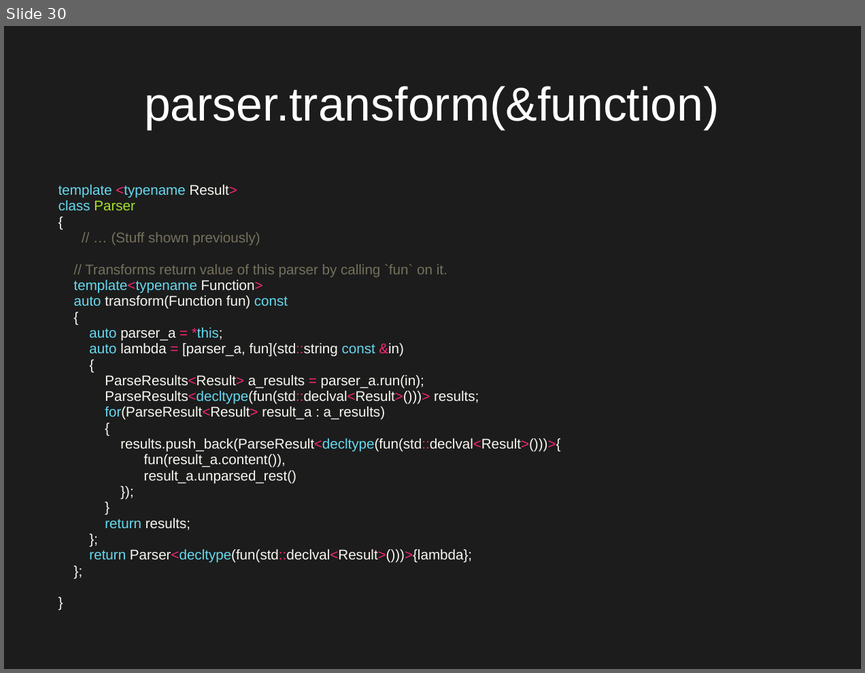
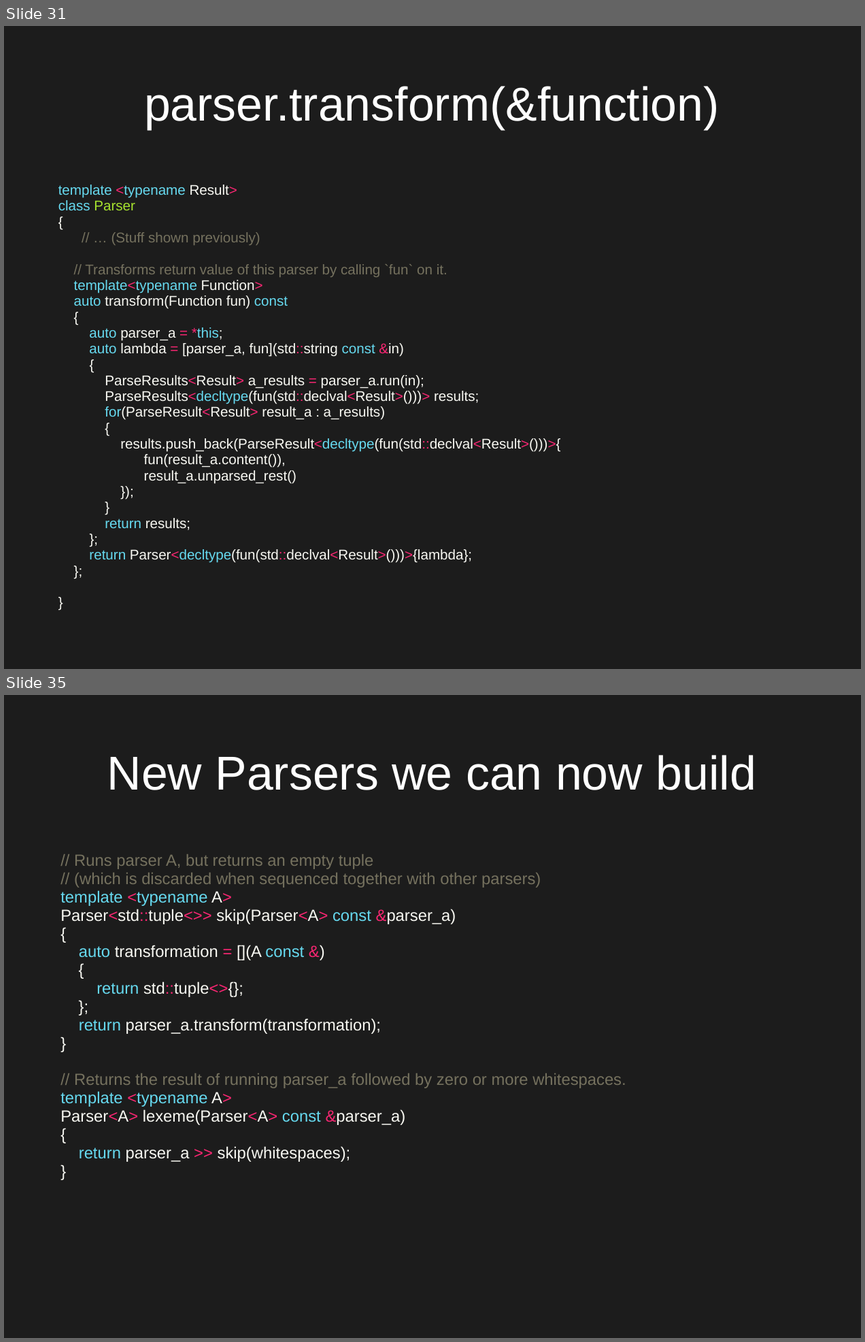
Before and after one commit to Qqwy/cc_pc, a slide deck: presentation2.odp. Shown one above the other, each under a label of ours: slide 30 before the commit, slides 31 and 35 after it; the slides between them are not shown. The pictures are 865x673 and 865x1342 pixels, drawn with LibreOffice and Linux fonts; fonts in the diff are those of the drawing. Boxes give left, top, right and bottom in pixels: in the first picture for what was removed or moved away, otherwise in the second. Text is boxed around its words. In the diff, an @@ line names an element or a change of style, - is before the commit and + after.

```diff
--- a/presentation2.odp
+++ b/presentation2.odp
@@ slide 35 added at <box>4,695,861,1338</box>, background #1C1C1C @@
@@ title added at <box>107,755,755,790</box>, 44 pt, text #FFFFFF @@
+New Parsers we can now build
@@ text added at <box>60,854,626,1161</box>, 15 pt, text #F8F8F2 @@
+// Runs parser A, but returns an empty tuple
+// (which is discarded when sequenced together with other parsers)
+template <typename A>
+Parser<std::tuple<>> skip(Parser<A> const &parser_a)
+{
+auto transformation = [](A const &)
+{
+return std::tuple<>{};
+};
+return parser_a.transform(transformation);
+}
+// Returns the result of running parser_a followed by zero or more whitespaces.
+template <typename A>
+Parser<A> lexeme(Parser<A> const &parser_a)
+{
+return parser_a >> skip(whitespaces);
+}
@@ what was slide 30 is now slide 31 @@
```
Also in this commit, not shown: 2 slides changed, 5 other slides added, 3 other files.
